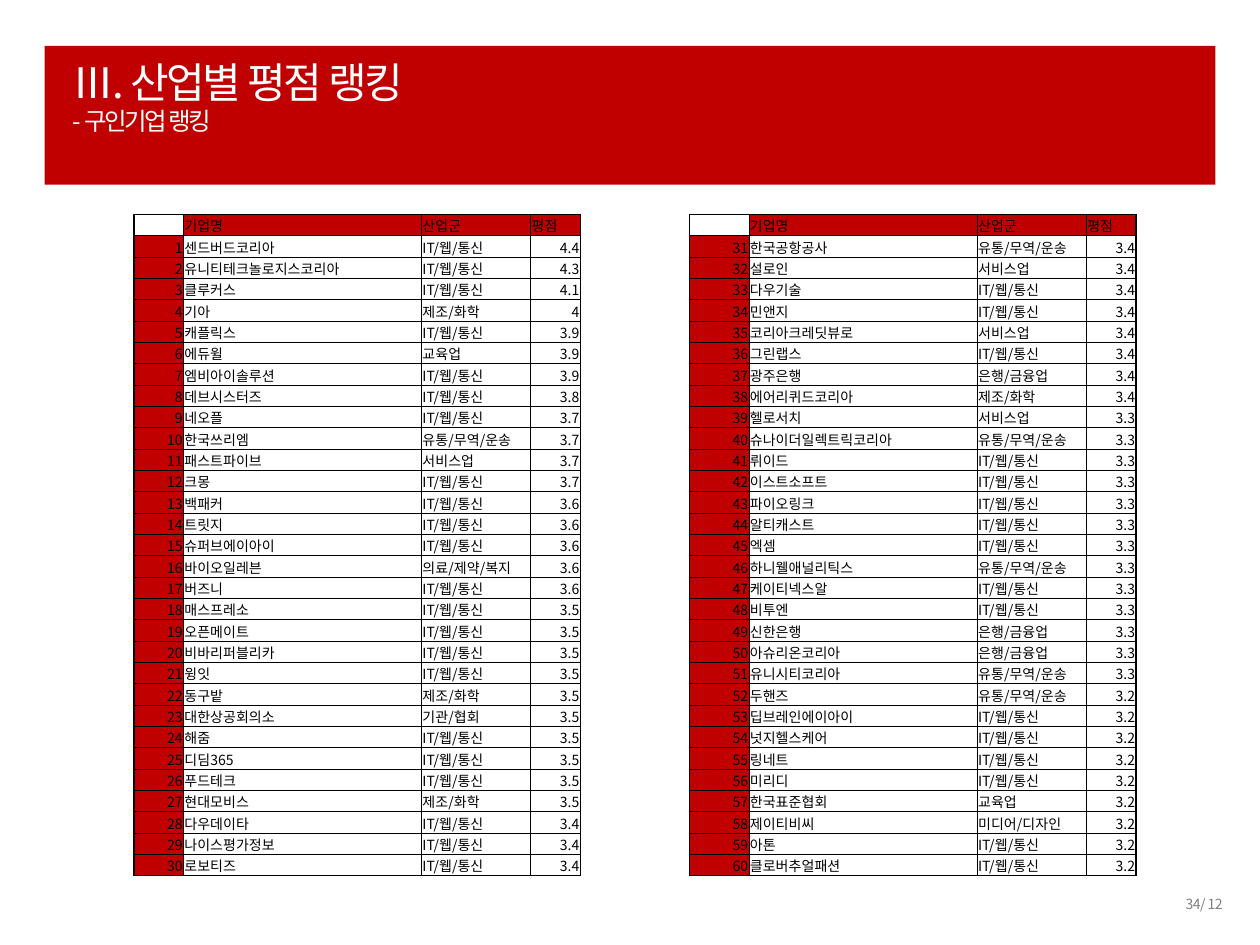
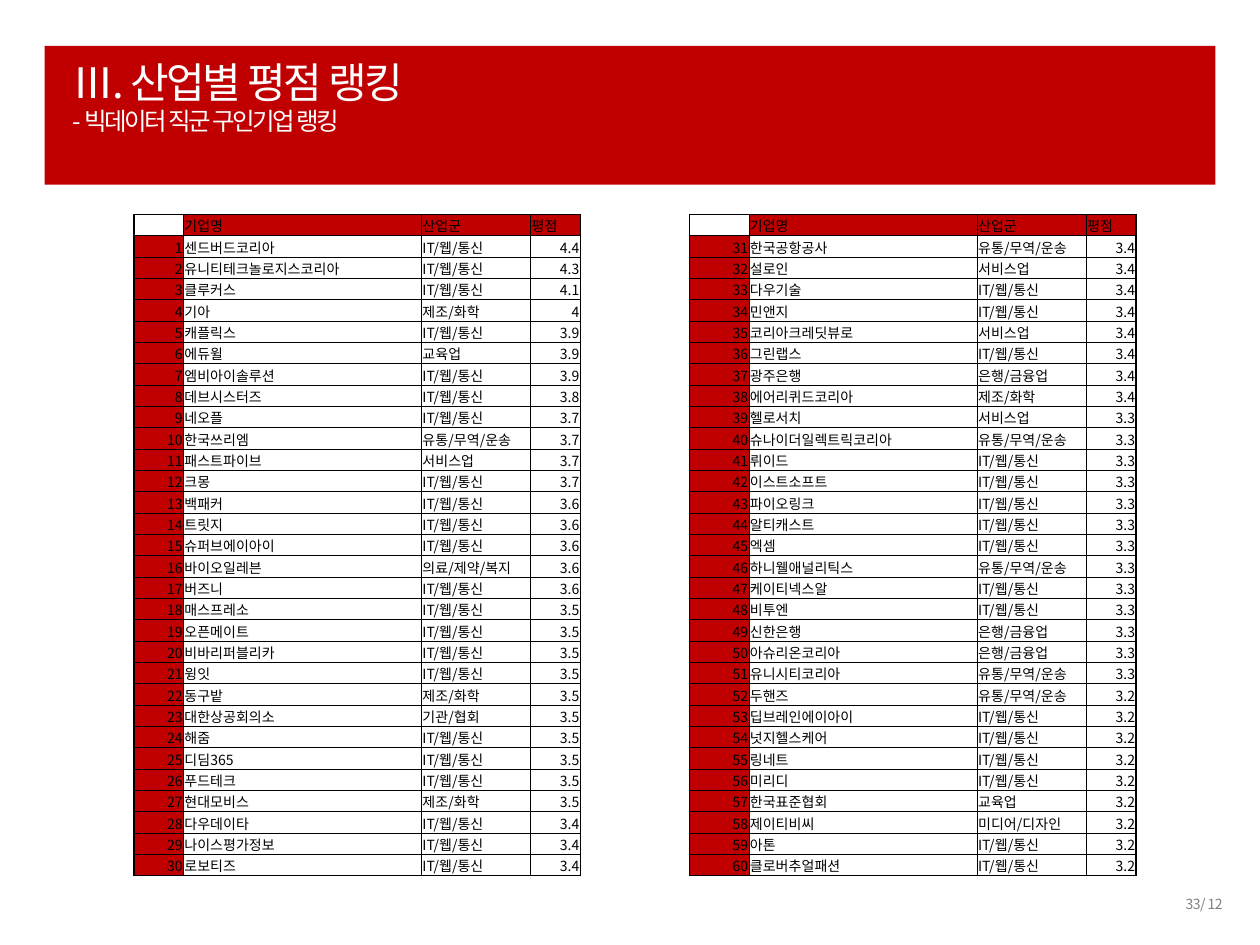
Before and after one commit to ParkHwan/R-studio, a slide deck: slide 33 of project/최종 발표자료.pptx (slide 34 before the commit). Drawn at 1260x945 pixels with LibreOffice and Linux fonts; fonts in the diff are those of the drawing. Boxes give left, top, right and bottom in pixels: in the first picture for what was removed or moved away, otherwise in the second. Text is boxed around its words. In the diff, an @@ line names an element or a change of style, - is before the commit and + after.

```diff
--- a/project/최종 발표자료.pptx
+++ b/project/최종 발표자료.pptx
@@ title at box(73, 63, 404, 132): text changed; size 24 to 14 pt @@
-Ⅲ. 산업별 평점 랭킹
-- 구인기업 랭킹
+Ⅲ. 산업별 평점 랭킹
+- 빅데이터 직군 구인기업 랭킹
@@ page number at box(1186, 898, 1223, 912): text changed @@
-34/ 12
+33/ 12
```
Also in this commit, not shown: 3 other slides changed, 1 slide removed.
